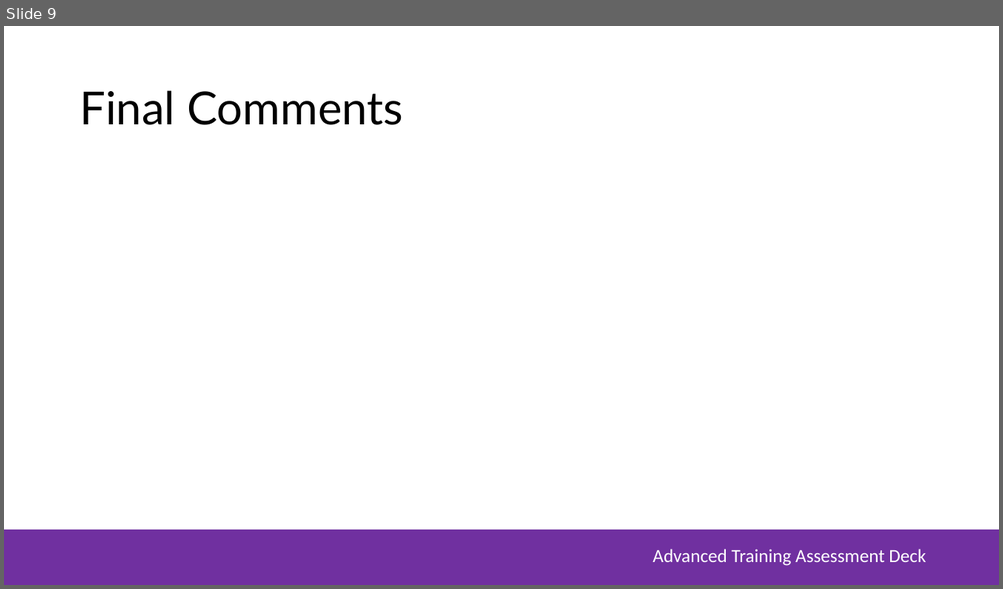
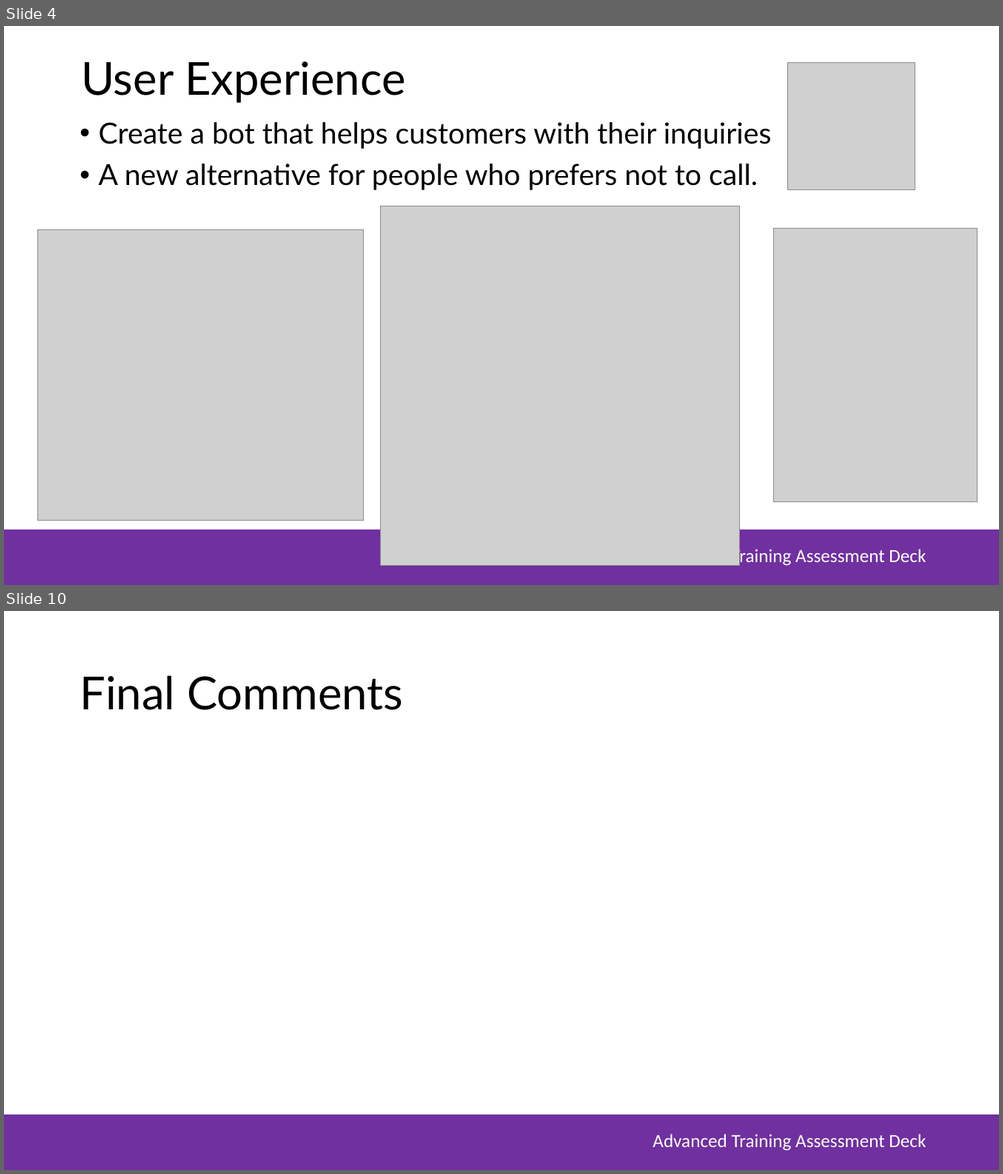
Before and after one commit to DaphneSee/ContosoBankLtd, a slide deck: MSA Assessment Deck.pptx. Shown one above the other, each under a label of ours: slide 9 before the commit, slides 4 and 10 after it; the slides between them are not shown. The pictures are 1003x589 and 1003x1174 pixels, drawn with LibreOffice and Linux fonts; fonts in the diff are those of the drawing; grey boxes stand for pictures; background and template pictures are left out. Boxes give left, top, right and bottom in pixels: in the first picture for what was removed or moved away, otherwise in the second. Text is boxed around its words. In the diff, an @@ line names an element or a change of style, - is before the commit and + after.

```diff
--- a/MSA Assessment Deck.pptx
+++ b/MSA Assessment Deck.pptx
@@ slide 4 added at (4,26,999,585), background #FFFFFF; not listed: 2 template elements that a slide beside it also shows @@
@@ title added at (81,62,406,103), 44 pt, text #000000 @@
+User Experience
@@ picture added at (788,62,915,190) @@
@@ text added at (99,122,771,190), 28 pt, text #000000 @@
+• Create a bot that helps customers with their inquiries
+• A new alternative for people who prefers not to call.
@@ picture added at (381,207,740,566) @@
@@ picture added at (37,230,363,521) @@
@@ picture added at (774,228,978,502) @@
@@ what was slide 9 is now slide 10 @@
```
Also in this commit, not shown: 6 slides changed, 2 other slides added, 2 slides removed, 4 other files.
